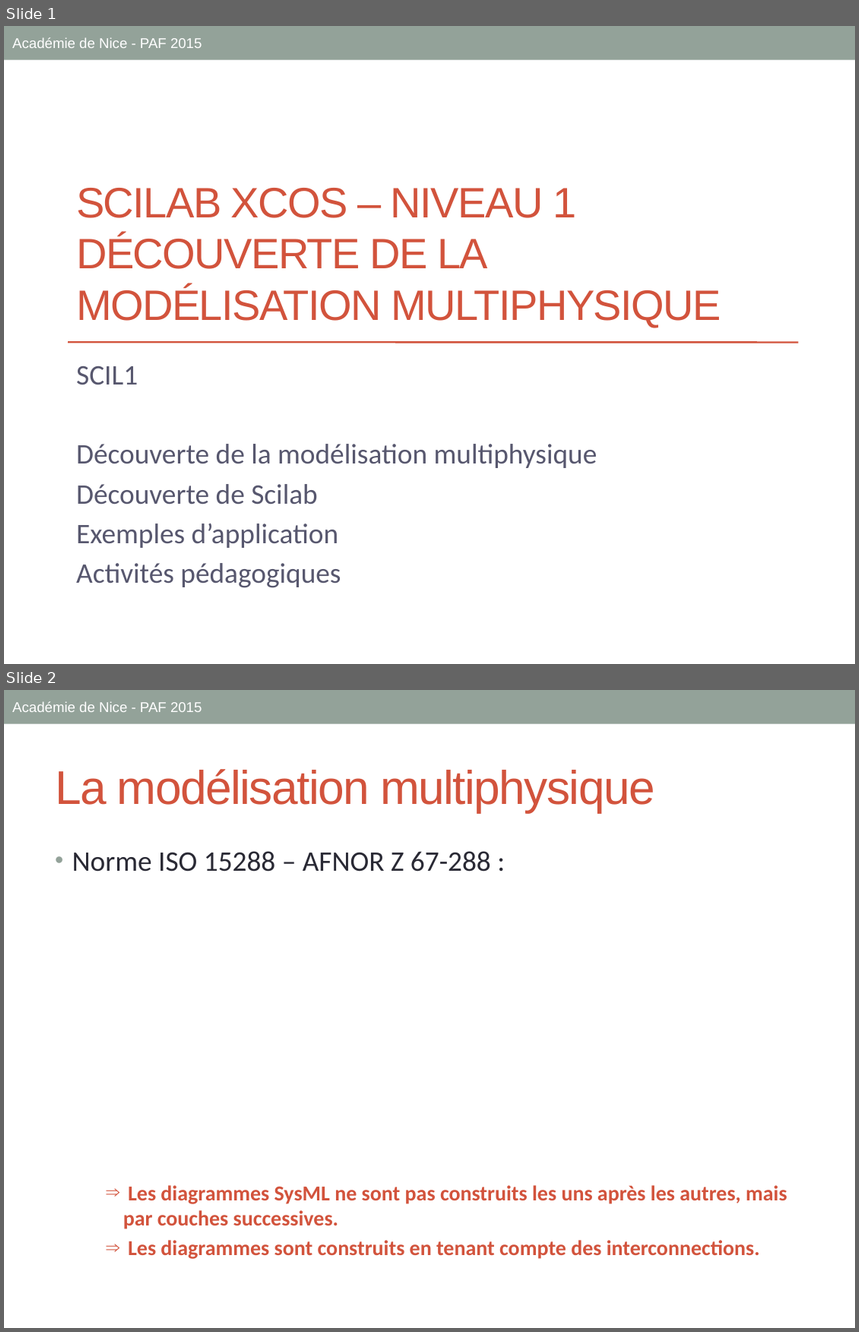
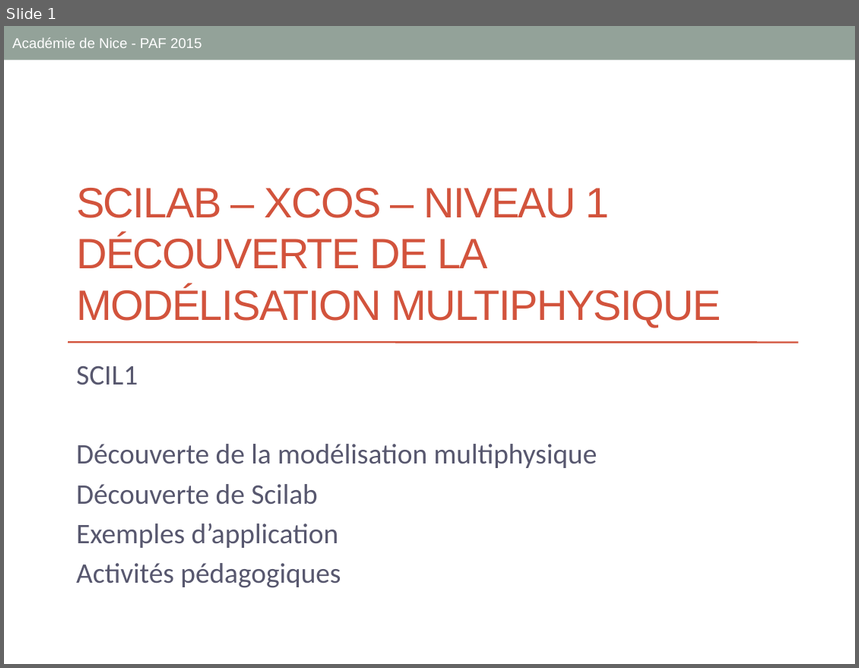
Before and after one commit to xpessoles/Formations, a slide deck: 01_ModelisationMultiphysique/Administratif/SCIL1_PPT.pptx. Shown one above the other, each under a label of ours: slides 1 and 2 before the commit, slide 1 after it. The pictures are 859x1332 and 859x668 pixels, drawn with LibreOffice and Linux fonts; fonts in the diff are those of the drawing. Boxes give left, top, right and bottom in pixels: in the first picture for what was removed or moved away, otherwise in the second. Text is boxed around its words. In the diff, an @@ line names an element or a change of style, - is before the commit and + after.

```diff
--- a/01_ModelisationMultiphysique/Administratif/SCIL1_PPT.pptx
+++ b/01_ModelisationMultiphysique/Administratif/SCIL1_PPT.pptx
@@ slide 2 removed at [4,690,855,1328], background #FFFFFF; not listed: 1 template element that a slide beside it also shows @@
@@ text removed at [12,701,202,712] @@
-Académie de Nice - PAF 2015
@@ title removed at [55,769,655,813] @@
-La modélisation multiphysique
@@ text removed at [72,851,788,1259] @@
-• Norme ISO 15288 – AFNOR Z 67-288 :
-    ⇒ Les diagrammes SysML ne sont pas construits les uns après les autres, mais par couches successives.
-    ⇒ Les diagrammes sont construits en tenant compte des interconnections.
@@ slide 1 changed as well @@
@@ title at [76,188,721,328]: text changed @@
-SCILAB XCOS – NIVEAU 1
-DÉCOUVERTE DE LA MODÉLISATION MULTIPHYSIQUE
+SCILAB – XCOS – NIVEAU 1
+DÉCOUVERTE DE LA MODÉLISATION MULTIPHYSIQUE
```
Also in this commit, not shown: 2 other slides changed, 1 slide added, 8 other files.
